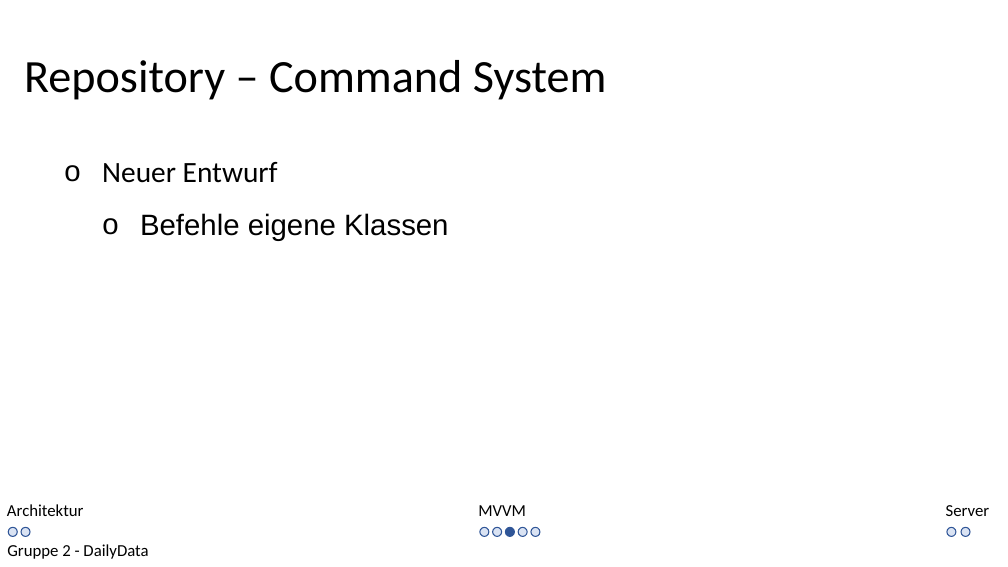
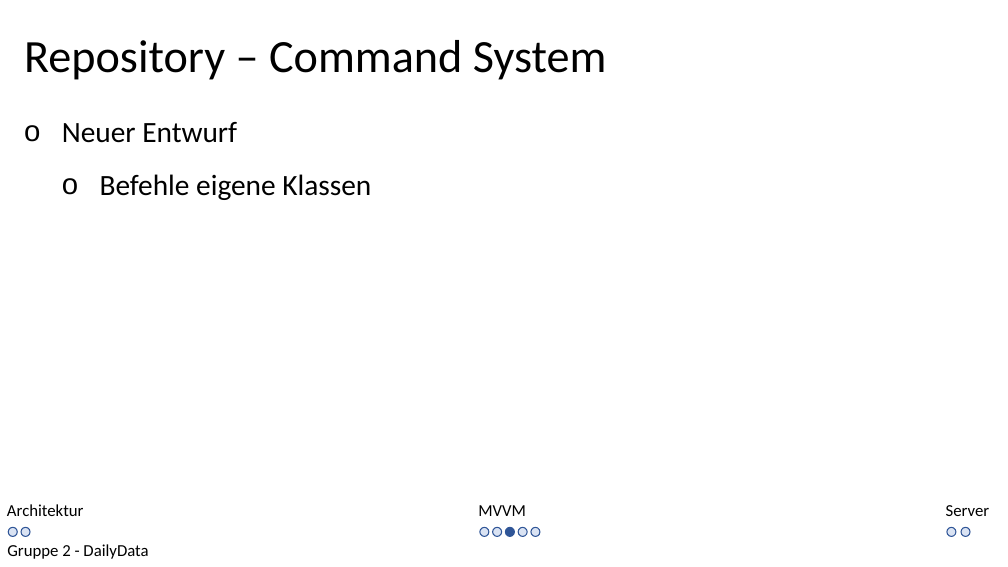
Before and after one commit to kittyahy/PSEAppGruppe2, a slide deck: slide 8 of Praesentationen/02-Entwurfsphase/Entwurf Präsentation.pptx. Drawn at 1008x567 pixels with LibreOffice and Linux fonts; fonts in the diff are those of the drawing. Boxes give left, top, right and bottom in pixels: in the first picture for what was removed or moved away, otherwise in the second. Text is boxed around its words. In the diff, an @@ line names an element or a change of style, - is before the commit and + after.

```diff
--- a/Praesentationen/02-Entwurfsphase/Entwurf Präsentation.pptx
+++ b/Praesentationen/02-Entwurfsphase/Entwurf Präsentation.pptx
@@ text "Repository – Command System": place and size @@
-text "Repository – Command System" at bbox=[24, 60, 607, 100]
+text "Repository – Command System" at bbox=[24, 40, 607, 80]
@@ text "Neuer Entwurf": place and size @@
-text "Neuer Entwurf" at bbox=[102, 162, 448, 241]
+text "Neuer Entwurf" at bbox=[62, 122, 371, 200]
@@ text at bbox=[100, 174, 371, 200]: font Arial to Calibri in "Befehle eigene Klassen" @@
```
Also in this commit, not shown: 10 other slides changed, 1 slide added, 19 other files.
